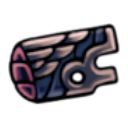
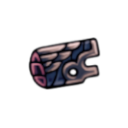
Layered file, before and after one edit (128 x 128). Changes by layer:
removed layer "Pasted Layer" over [8, 23, 120, 105]
painted on "Ebene" over [28, 37, 101, 91]
